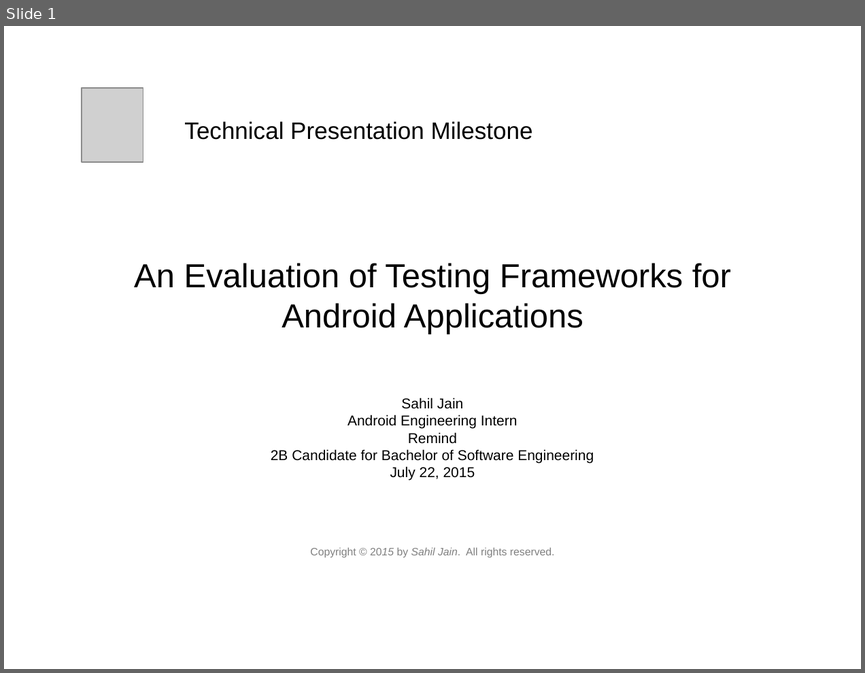
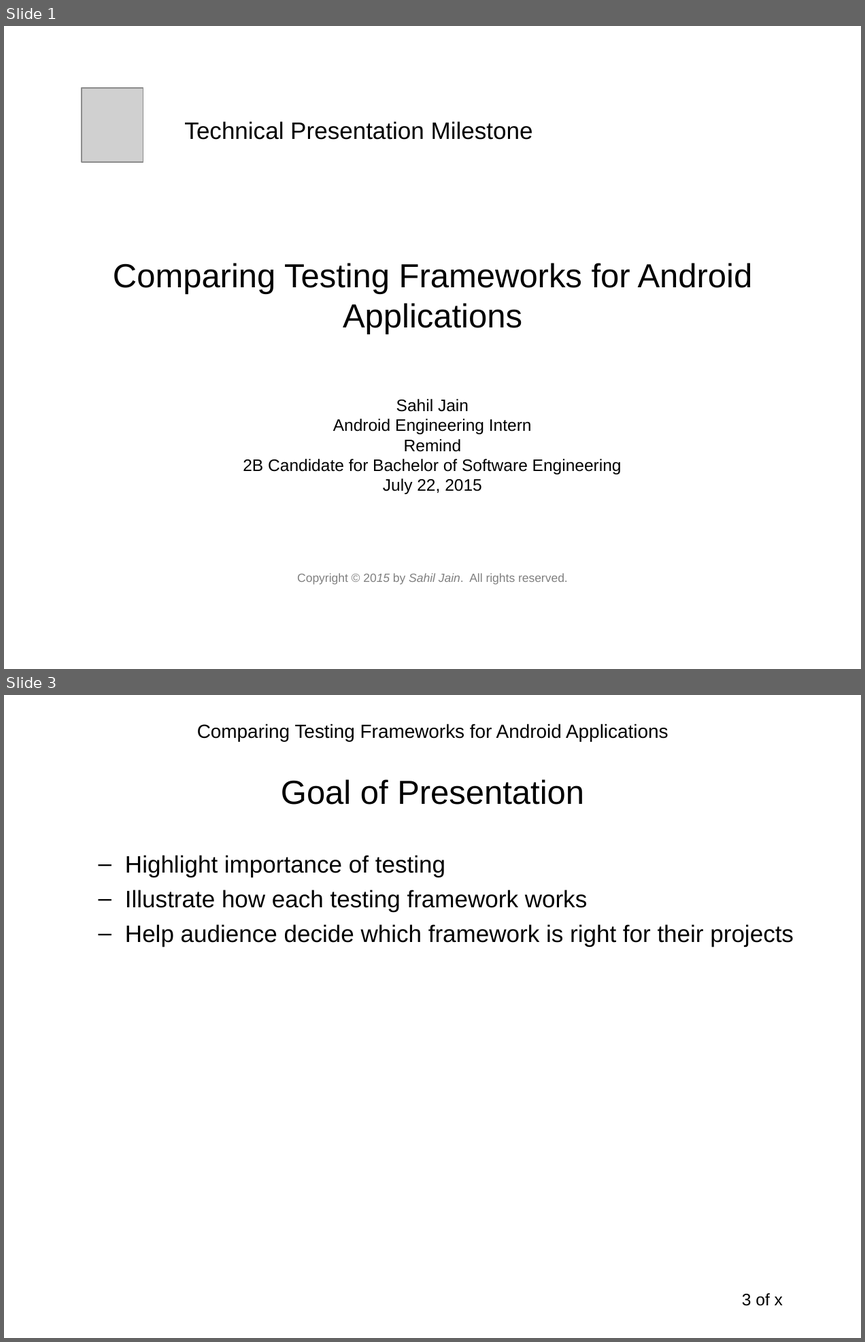
Before and after one commit to sahiljain/tpm, a slide deck: s44jain_tpm.ppt. Shown one above the other, each under a label of ours: slide 1 before the commit, slides 1 and 3 after it; the slides between them are not shown. The pictures are 865x673 and 865x1342 pixels, drawn with LibreOffice and Linux fonts; fonts in the diff are those of the drawing; grey boxes stand for pictures. Boxes give left, top, right and bottom in pixels: in the first picture for what was removed or moved away, otherwise in the second. Text is boxed around its words. In the diff, an @@ line names an element or a change of style, - is before the commit and + after.

```diff
--- a/s44jain_tpm.ppt
+++ b/s44jain_tpm.ppt
@@ slide 3 added at bbox=[4, 695, 861, 1338], background #FFFFFF @@
@@ text added at bbox=[197, 724, 668, 741], 16 pt, text #000000 @@
+Comparing Testing Frameworks for Android Applications
@@ title added at bbox=[281, 779, 584, 804], 28 pt, text #000000 @@
+Goal of Presentation
@@ text added at bbox=[125, 855, 793, 947], 20 pt, text #000000 @@
+  – Highlight importance of testing
+  – Illustrate how each testing framework works
+  – Help audience decide which framework is right for their projects
@@ page number added at bbox=[742, 1293, 783, 1306], 14 pt, text #000000 @@
+3 of x
@@ slide 1 changed as well @@
@@ title at bbox=[113, 263, 753, 334]: text changed @@
-An Evaluation of Testing Frameworks for Android Applications
+Comparing Testing Frameworks for Android Applications
@@ subtitle "Sahil Jain Android Engineering Intern ..." at bbox=[243, 399, 621, 584]: size 12 to 14 pt in "Sahil Jain Android Engineering Intern Remind 2B ..."; size 9 to 10 pt in "Copyright © 2015 by Sahil Jain. All ..." @@
```
Also in this commit, not shown: 2 other slides changed, 12 other slides added, 15 slides removed.
